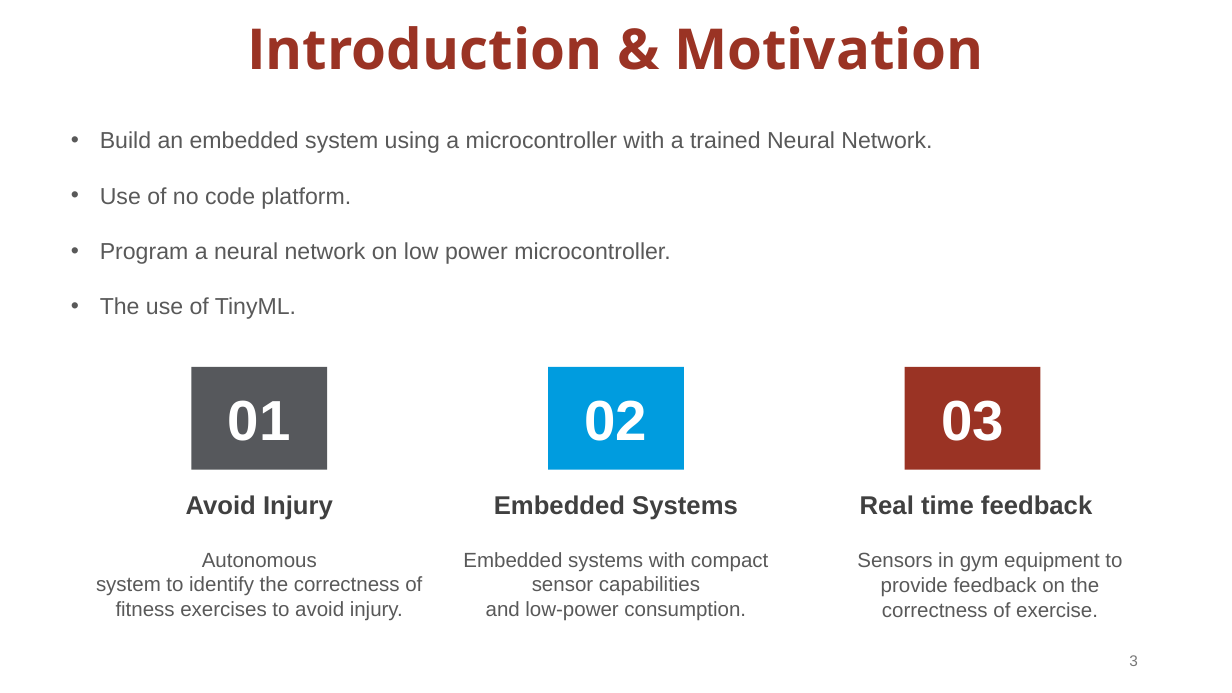
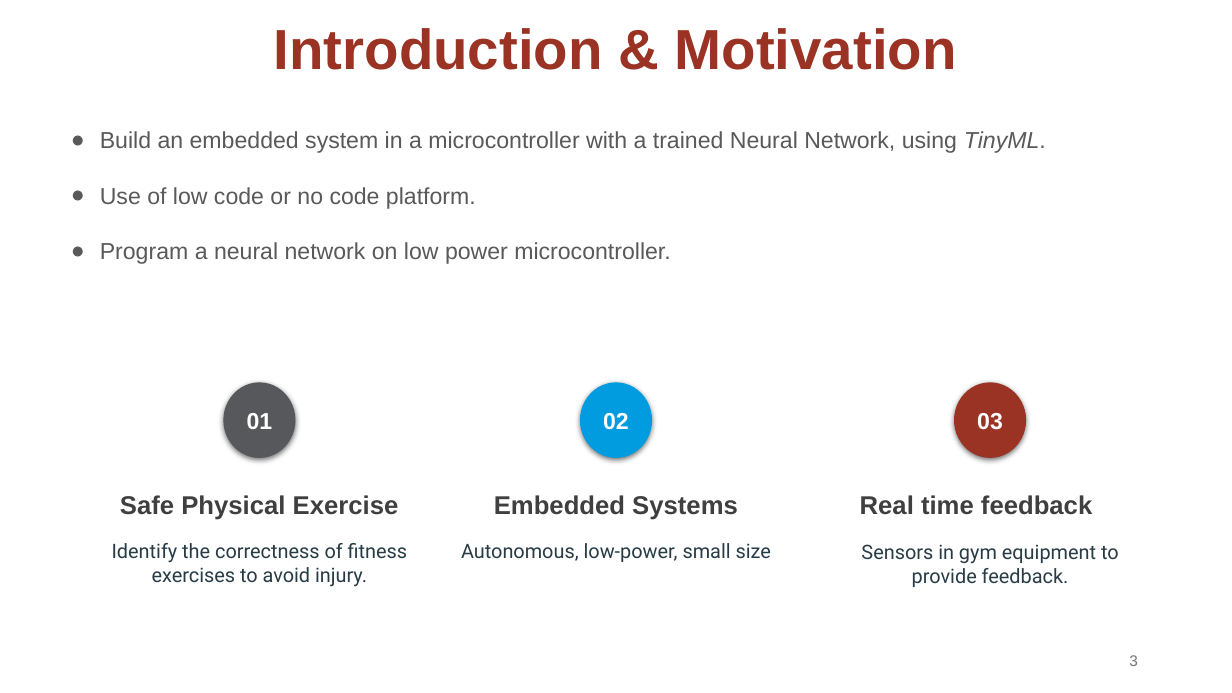
Before and after one commit to osduarte/TESE-MEIC-2324, a slide deck: slide 3 of Relatório intermédio/Apresentação intermédia da TESE_v3.pptx. Drawn at 1232x693 pixels with LibreOffice and Linux fonts; fonts in the diff are those of the drawing. Boxes give left, top, right and bottom in pixels: in the first picture for what was removed or moved away, otherwise in the second. Text is boxed around its words. In the diff, an @@ line names an element or a change of style, - is before the commit and + after.

```diff
--- a/Relatório intermédio/Apresentação intermédia da TESE_v3.pptx
+++ b/Relatório intermédio/Apresentação intermédia da TESE_v3.pptx
@@ title "Introduction & Motivation" at (274,28,957,70): font Open Sans to Arial @@
@@ text at (100,131,1046,209): text changed @@
-• Build an embedded system using a microcontroller with a trained Neural Network.
-• Use of no code platform.
+● Build an embedded system in a microcontroller with a trained Neural Network, using TinyML.
+● Use of low code or no code platform.
@@ text at (100,297,296,319): paragraph removed @@
-• The use of TinyML.
@@ ellipse "01": place and size @@
-ellipse "01" at (191,367,327,470)
+ellipse "01" at (224,383,296,458)
@@ ellipse "02": place and size @@
-ellipse "02" at (548,367,684,470)
+ellipse "02" at (580,383,653,458)
@@ size 44 to 18 pt; rectangle to ellipse; shadow on in 3 elements at (224,383,296,458), (580,383,653,458), (954,383,1026,458) @@
@@ ellipse "03": place and size @@
-ellipse "03" at (905,367,1041,470)
+ellipse "03" at (954,383,1026,458)
@@ text added at (120,495,399,520), 20 pt, text #3F3F3F, bold @@
+Safe Physical Exercise
@@ text removed at (186,495,333,520) @@
-Avoid Injury
@@ text at (112,543,408,587): text changed; size 16 to 15.5 pt; font Arial to Roboto; text colour #595959 to #283C46 @@
-Autonomous
-system to identify the correctness of fitness exercises to avoid injury.
+Identify the correctness of fitness exercises to avoid injury.
@@ text at (461,543,771,562): text changed; size 16 to 15.5 pt; font Arial to Roboto; text colour #595959 to #283C46 @@
-Embedded systems with compact sensor capabilities
-and low-power consumption.
+Autonomous, low-power, small size
@@ text at (861,544,1119,587): text changed; size 16 to 15.5 pt; font Arial to Roboto; text colour #595959 to #283C46 @@
-Sensors in gym equipment to provide feedback on the correctness of exercise.
+Sensors in gym equipment to provide feedback.
```
Also in this commit, not shown: 14 other slides changed, 4 slides added, 1 slide removed, 3 other files.
